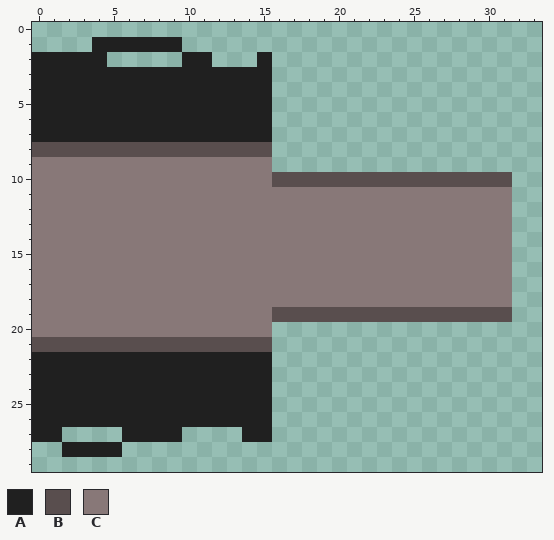
File history of a pixel-art sprite, sprites/nspec_blast_segment_ash_strip3.png. Above, as it was before the edit.
The file is 96x60 pixels, drawn in blocks of 2x2; one block is one cell here. Shown: x 0..33, y 0..29.
Palette (. is transparent): A #202020  B #594e4e  C #887878
And afterwards:
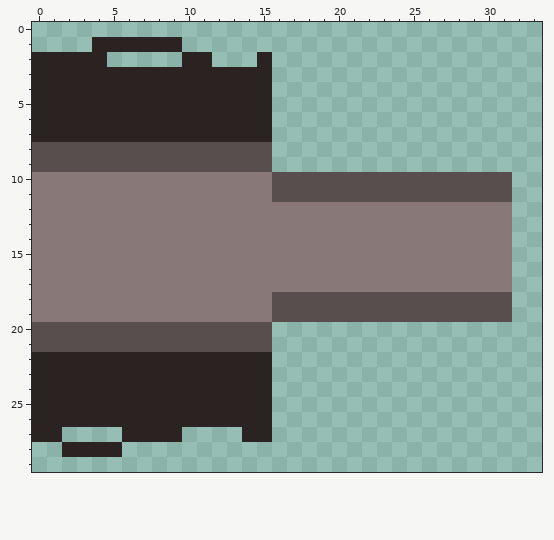
Diff:
Colour A changes from #202020 to #2b2222.
Colour B replaces colour C in row 9 at x 0 to 15; in row 11 at x 16 to 31; in row 18 at x 16 to 31; in row 20 at x 0 to 15.
Where, in picture pixels (left, top, right, bottom), the same in both pictures:
changed: (32, 37, 512, 202)
changed: (32, 292, 512, 457)
